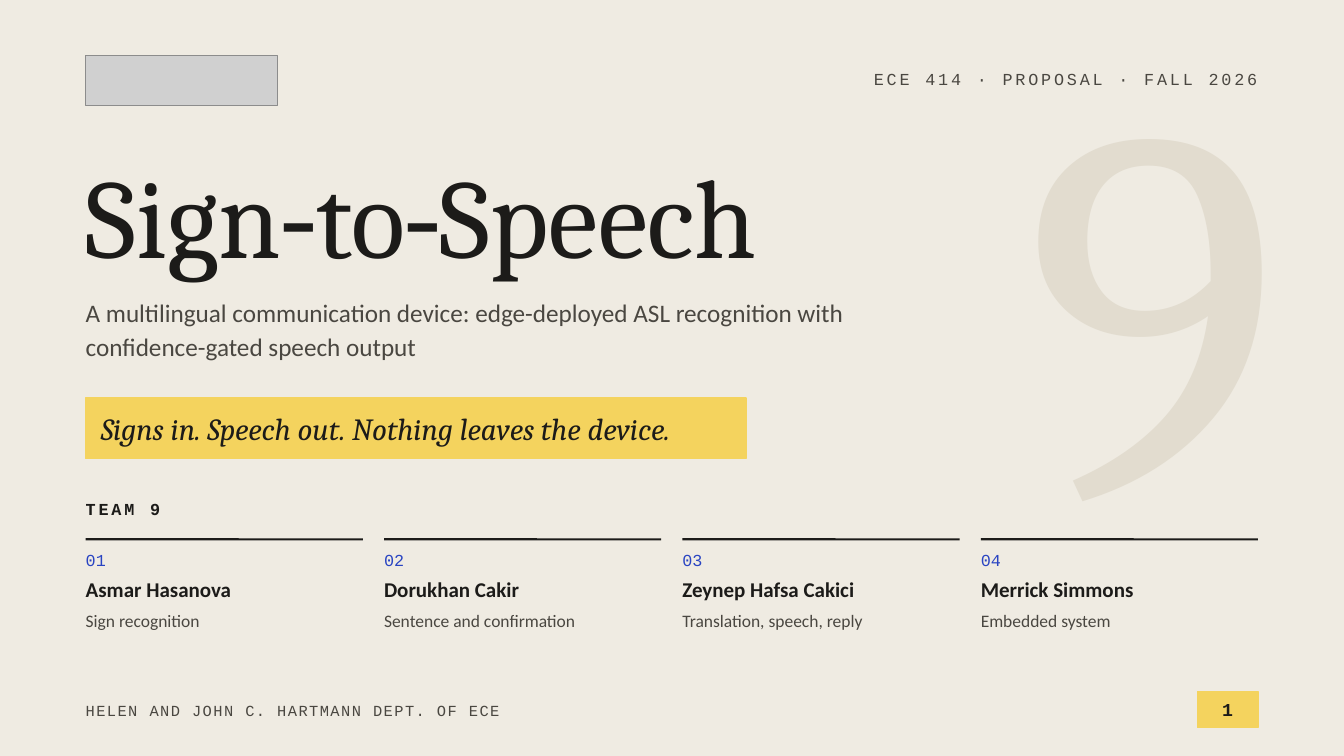
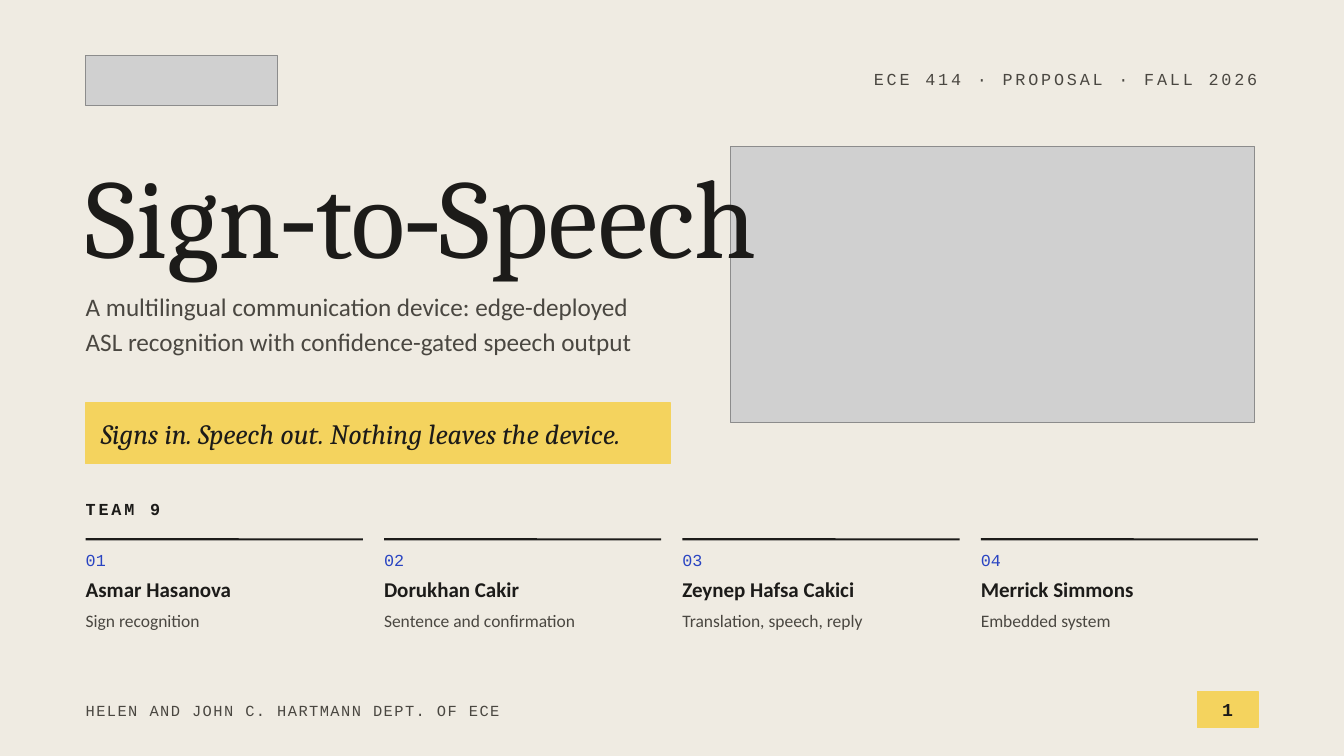
Before and after one commit to anxious956/Multilingual-Sign-to-Speech-Communication-Device, a slide deck: slide 1 of docs/presentation/Team9_Proposal_Presentation.pptx. Drawn at 1344x756 pixels with LibreOffice and Linux fonts; fonts in the diff are those of the drawing; grey boxes stand for pictures. Boxes give left, top, right and bottom in pixels: in the first picture for what was removed or moved away, otherwise in the second. Text is boxed around its words. In the diff, an @@ line names an element or a change of style, - is before the commit and + after.

```diff
--- a/docs/presentation/Team9_Proposal_Presentation.pptx
+++ b/docs/presentation/Team9_Proposal_Presentation.pptx
@@ text removed at (1026, 74, 1280, 597) @@
-9
@@ picture added at (731, 146, 1255, 422) @@
@@ text "A multilingual communication device: edge-deployed ..." rewrapped from (86, 304, 842, 361) to (86, 298, 631, 356) @@
@@ rectangle: place and size @@
-rectangle at (86, 398, 746, 459)
+rectangle at (86, 403, 670, 464)
@@ text "Signs in. Speech out. Nothing ..." at (101, 424, 620, 450): size 22 to 20 pt @@
```
Also in this commit, not shown: 5 other slides changed, 2 other files.
